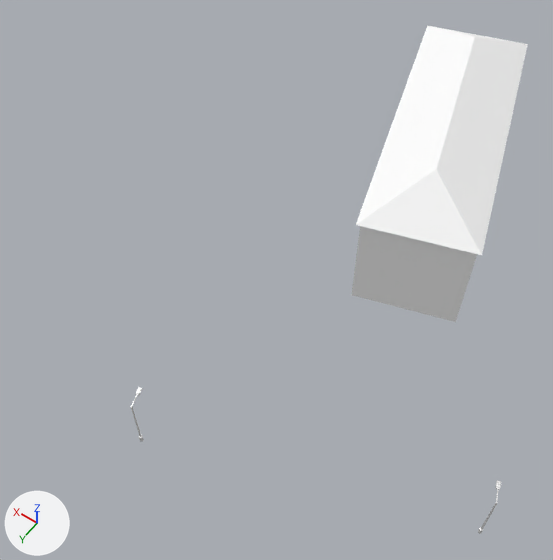
Before and after pictures for a commit that changed the glTF model cities/arlov-borggatan/pack/tiles/c-7_-11.glb.
Both versions are drawn from a 50 mm lens placed at (-417.3, -597.2, 58.6), pointed at (-391.5, -633.3, 1.9). Lighting does not change. The marker at lower left points along +X, +Y and +Z. The older version comes first. Where no turn or scale is listed for an object, it has been applied to the vertices.

The first picture shows 'SM_Building_w208690593' and 1 more.
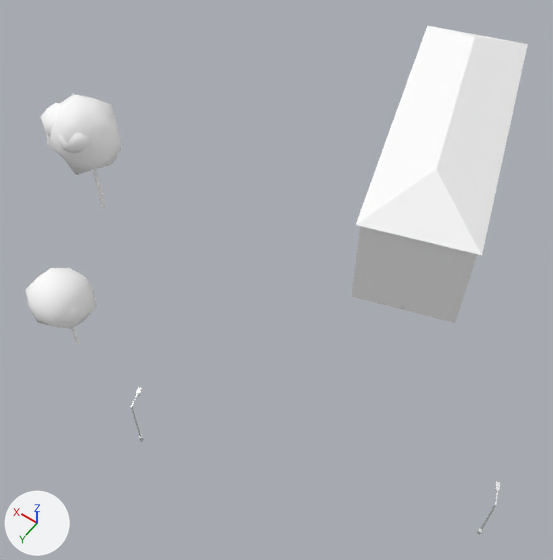
The newer file is also turned or shifted as a whole; pictures and numbers use the older file's frame.

Edits to the bpy script that builds the scene:
```text
Add mat_m_leaf:
    mat_m_leaf = principled_material('M_Leaf')
    mat_m_leaf.base_color = (1.0, 1.0, 1.0)  # white #ffffff
    mat_m_leaf.roughness = 0.902
Add mat_m_bark_wood:
    mat_m_bark_wood = principled_material('M_Bark_Wood')
    mat_m_bark_wood.base_color = (1.0, 1.0, 1.0)  # white #ffffff
    mat_m_bark_wood.roughness = 0.953
Add me_sm_trees__7__11:
    me_sm_trees__7__11.from_pydata(...)  # 276 vertices, 504 faces; spans x -8.0..8.0, y -9.8..9.8, z -7.1..7.1
    # faces by material slot: [24, 480]
    me_sm_trees__7__11.materials.append(mat_m_bark_wood)  # white #ffffff
    me_sm_trees__7__11.materials.append(mat_m_leaf)  # white #ffffff
Add ob_sm_trees__7__11:
    ob_sm_trees__7__11 = bpy.data.objects.new('SM_Trees_-7_-11', me_sm_trees__7__11)
    ob_sm_trees__7__11.location = (-374.8, -625.29, 7.09)
```

Boxes (x1, y1, x2, y2) around the edits, measured in the pictures (553 x 560 px):
'SM_Trees_-7_-11', added: after (25, 94, 122, 344)
    faces in mat_m_leaf (white #ffffff): (25, 94, 122, 329)
    faces in mat_m_bark_wood (white #ffffff): (71, 169, 106, 344)
